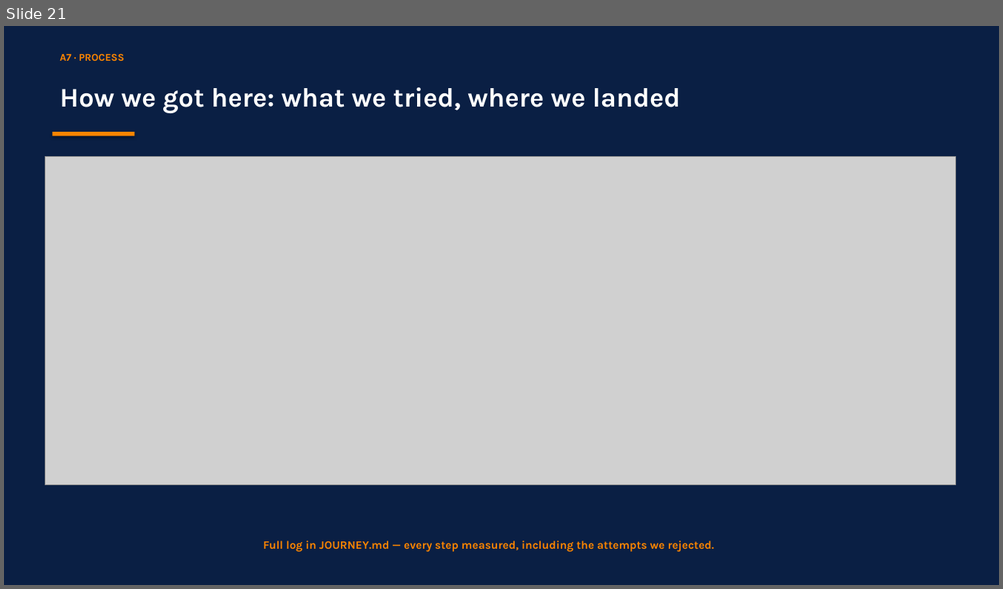
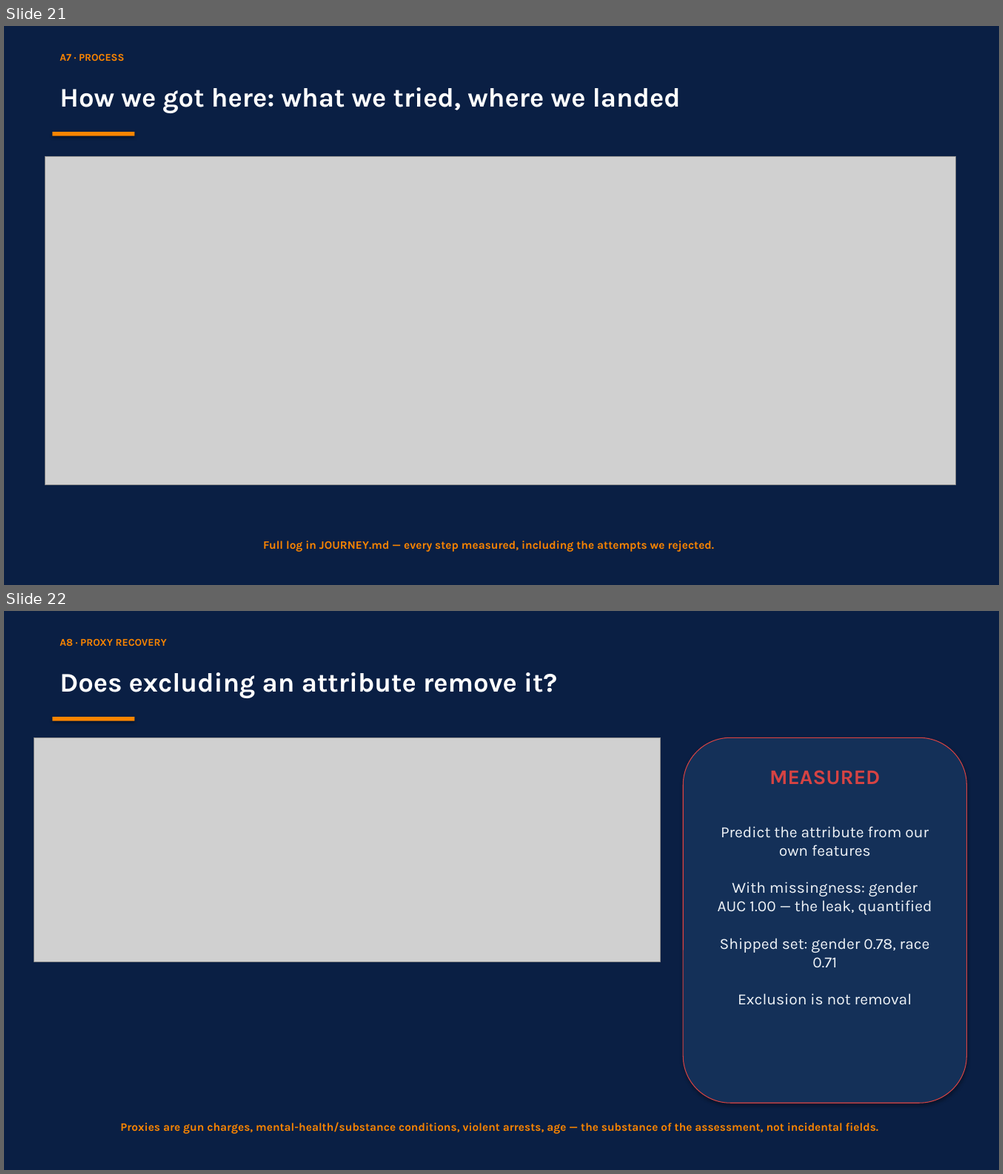
Before and after one commit to RyanBalech/recidivism-forecasting-analysis, a slide deck: reports/ISAF_Recidivism_Presentation.pptx. Shown one above the other, each under a label of ours: slide 21 before the commit, slides 21 and 22 after it. The pictures are 1003x589 and 1003x1174 pixels, drawn with LibreOffice and Linux fonts; fonts in the diff are those of the drawing; grey boxes stand for pictures. Boxes give left, top, right and bottom in pixels: in the first picture for what was removed or moved away, otherwise in the second. Text is boxed around its words. In the diff, an @@ line names an element or a change of style, - is before the commit and + after.

```diff
--- a/reports/ISAF_Recidivism_Presentation.pptx
+++ b/reports/ISAF_Recidivism_Presentation.pptx
@@ slide 22 added at [4,611,999,1170], background #0A1F44 @@
@@ text added at [60,638,167,647], 10 pt, text #FB8500, bold @@
+A8 · PROXY RECOVERY
@@ text added at [60,672,557,698], 26 pt, text #FFFFFF, bold @@
+Does excluding an attribute remove it?
@@ rectangle added at [53,717,134,721], fill #FB8500 @@
@@ picture added at [34,738,660,962] @@
@@ rounded rectangle added at [683,738,967,1103], fill #143058, outline #D64343 0.75 pt @@
@@ text added at [769,770,879,785], 20 pt, text #D64343, bold @@
+MEASURED
@@ text added at [717,826,932,1005], 15 pt, text #F0F4F8 @@
+Predict the attribute from our own features
+With missingness: gender AUC 1.00 — the leak, quantified
+Shipped set: gender 0.78, race 0.71
+Exclusion is not removal
@@ text added at [120,1122,879,1134], 11 pt, text #FB8500, bold @@
+Proxies are gun charges, mental-health/substance conditions, violent arrests, age — the substance of the assessment, not incidental fields.
```
Also in this commit, not shown: 1 slide changed, 1 other slide added, 20 other files.
